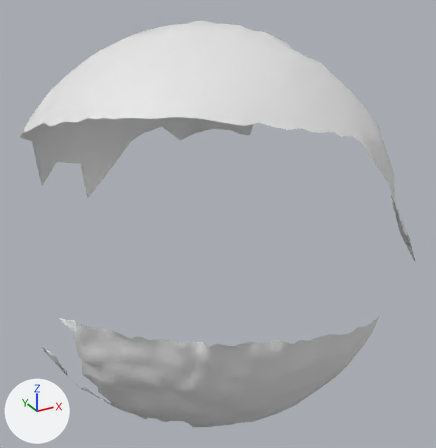
The OBJ model res/final/fullvolume/cleanedup/FullVolium.000248.obj, before and after one commit.
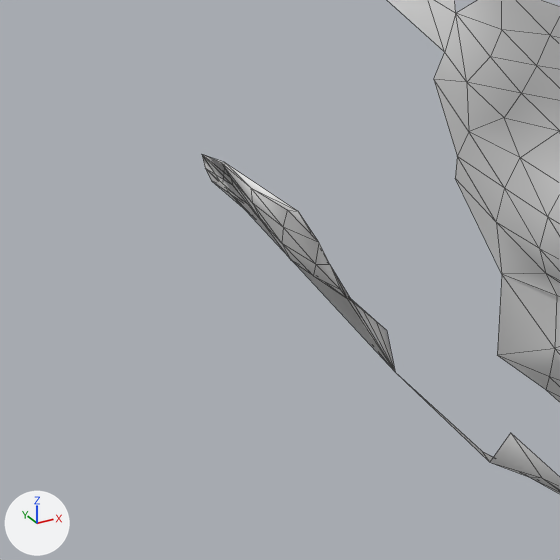
There are two pictures of each version: one whole from a 50 mm lens placed at (-906.7, -648.1, 227.0), pointed at (-797.2, -449.0, 127.5), one close up on the part from 3% to 21% of the width and 73% to 90% of the height. Arrows for +X, +Y and +Z are at lower left; the lights stay in place. The close-ups show mesh edges as thin lines. Where no turn or scale is listed for an object, it has been applied to the vertices.

Objects in the first close-up: 'FullVolium.000248'.
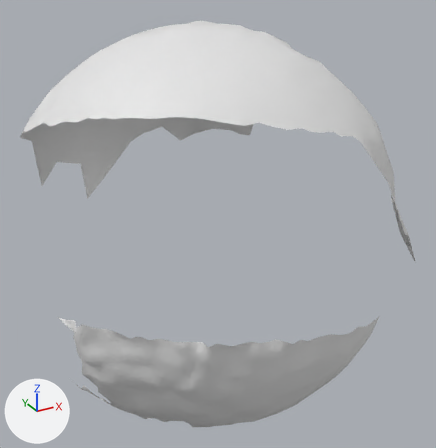
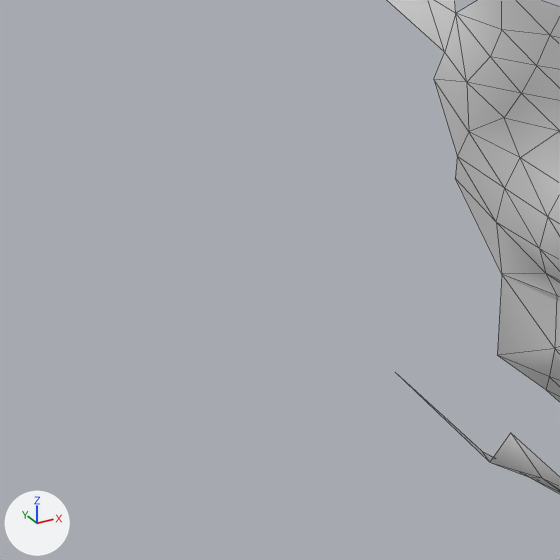
Changed parts and their boxes (x1, y1, x2, y2) in the close-ups (560 x 560 px):
```json
{"object": "FullVolium.000248", "change": "reshaped", "before": [202, 0, 560, 494], "after": [388, 0, 560, 494]}
{"part": 1, "of": "me_fullvolium_000248", "change": "deleted", "before": [202, 154, 395, 371]}
```

The change, as JSON lines over the scene's bpy script:
```json
{"block": "me_fullvolium_000248", "where": "# used by ob_fullvolium_000248; location = (0.0, 0.0, 0.0)"}
{"op": "remove", "block": "me_fullvolium_000248", "code": "me_fullvolium_000248.from_pydata(...)  # 1695 vertices, 3201 faces; spans x -874.0..-726.0, y -523.0..-365.0, z 63.0..206.0"}
{"op": "add", "block": "me_fullvolium_000248", "code": "me_fullvolium_000248.from_pydata(...)  # 1664 vertices, 3141 faces; spans x -872.0..-726.0, y -523.0..-365.0, z 63.0..206.0"}
{"block": "me_fullvolium_000248", "change": "me_fullvolium_000248 part 1"}
{"block": "me_fullvolium_000248", "change": "31 vertices are removed from x -874.0..-866.0, y -465.0..-452.0, z 82.0..100.0"}
{"block": "me_fullvolium_000248", "change": "60 faces are deleted"}
```
